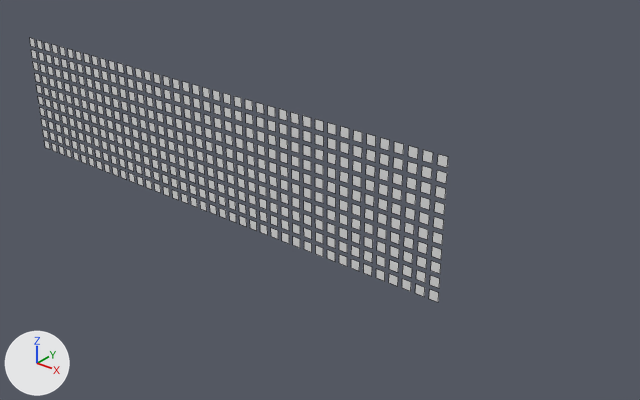
Renders of the OBJ model SheepSimulator/data/model.obj from each side of a commit.
One viewpoint serves both versions: a camera (50 mm lens) standing at (378.0, -244.0, -24.0) and looking at (173.0, 12.0, -182.0). Lighting does not change. The marker at lower left points along +X, +Y and +Z. Mesh edges are drawn as thin lines. Where no turn or scale is listed for an object, it has been applied to the vertices.

Objects in the first picture: 'model'.
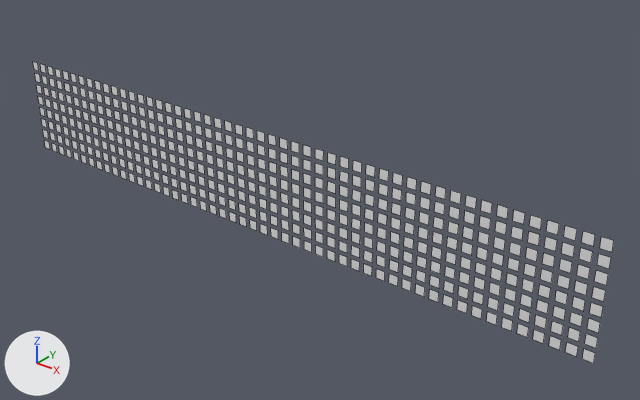
Pixel boxes (x1, y1, x2, y2) of what changed, in the pictures (640 x 400 px; the box of a moved part takes in the faces that stretch with it):
'model', reshaped (39% wider, 14% taller): before (30, 38, 448, 302); after (33, 62, 614, 363)
part 1 of me_model, moved or reshaped: before (43, 130, 49, 139); after (443, 295, 453, 307)
part 2 of me_model, moved or reshaped: before (50, 132, 56, 141); after (457, 300, 467, 313)
part 3 of me_model, moved or reshaped: before (57, 135, 63, 144); after (472, 306, 482, 319)
part 4 of me_model, moved or reshaped: before (65, 138, 70, 147); after (486, 312, 497, 325)
part 5 of me_model, moved or reshaped: before (72, 141, 78, 150); after (502, 318, 513, 331)
part 6 of me_model, moved or reshaped: before (80, 144, 86, 153); after (517, 324, 529, 337)
part 7 of me_model, moved or reshaped: before (87, 146, 93, 155); after (533, 330, 545, 344)
part 8 of me_model, moved or reshaped: before (95, 149, 101, 158); after (549, 336, 561, 350)
part 9 of me_model, moved or reshaped: before (103, 152, 109, 162); after (566, 343, 578, 357)
part 10 of me_model, moved or reshaped: before (111, 155, 117, 165); after (582, 349, 595, 363)
part 11 of me_model, moved or reshaped: before (30, 38, 448, 183); after (444, 191, 614, 348)

The change in detail:
me_model is used by ob_model.
me_model had 1600 vertices, 400 faces and spanned x 0.0..238.0, y 0.0, z -200.0..-142.0.
me_model now has 1600 vertices, 400 faces and spans x 0.0..298.0, y 0.0, z -200.0..-154.0.
me_model part 1: the loose piece of 4 vertices spanning x 0.0..4.0, y 0.0, z -194.0..-190.0 is moved by (240.0, 0.0, -6.0).
me_model part 2: the loose piece of 4 vertices spanning x 6.0..10.0, y 0.0, z -194.0..-190.0 is moved by (240.0, 0.0, -6.0).
me_model part 3: the loose piece of 4 vertices spanning x 12.0..16.0, y 0.0, z -194.0..-190.0 is moved by (240.0, 0.0, -6.0).
me_model part 4: the loose piece of 4 vertices spanning x 18.0..22.0, y 0.0, z -194.0..-190.0 is moved by (240.0, 0.0, -6.0).
me_model part 5: the loose piece of 4 vertices spanning x 24.0..28.0, y 0.0, z -194.0..-190.0 is moved by (240.0, 0.0, -6.0).
me_model part 6: the loose piece of 4 vertices spanning x 30.0..34.0, y 0.0, z -194.0..-190.0 is moved by (240.0, 0.0, -6.0).
me_model part 7: the loose piece of 4 vertices spanning x 36.0..40.0, y 0.0, z -194.0..-190.0 is moved by (240.0, 0.0, -6.0).
me_model part 8: the loose piece of 4 vertices spanning x 42.0..46.0, y 0.0, z -194.0..-190.0 is moved by (240.0, 0.0, -6.0).
me_model part 9: the loose piece of 4 vertices spanning x 48.0..52.0, y 0.0, z -194.0..-190.0 is moved by (240.0, 0.0, -6.0).
me_model part 10: the loose piece of 4 vertices spanning x 54.0..58.0, y 0.0, z -194.0..-190.0 is moved by (240.0, 0.0, -6.0).
me_model part 11: 1344 of 1600 vertices moved; they spanned x 0.0..238.0, y 0.0, z -194.0..-142.0 and now span x 0.0..298.0, y 0.0, z -194.0..-154.0; mean shift (31.0, 0.0, -7.0); largest move (0.0, 0.0, -164.0) -> (240.0, 0.0, -176.0).
